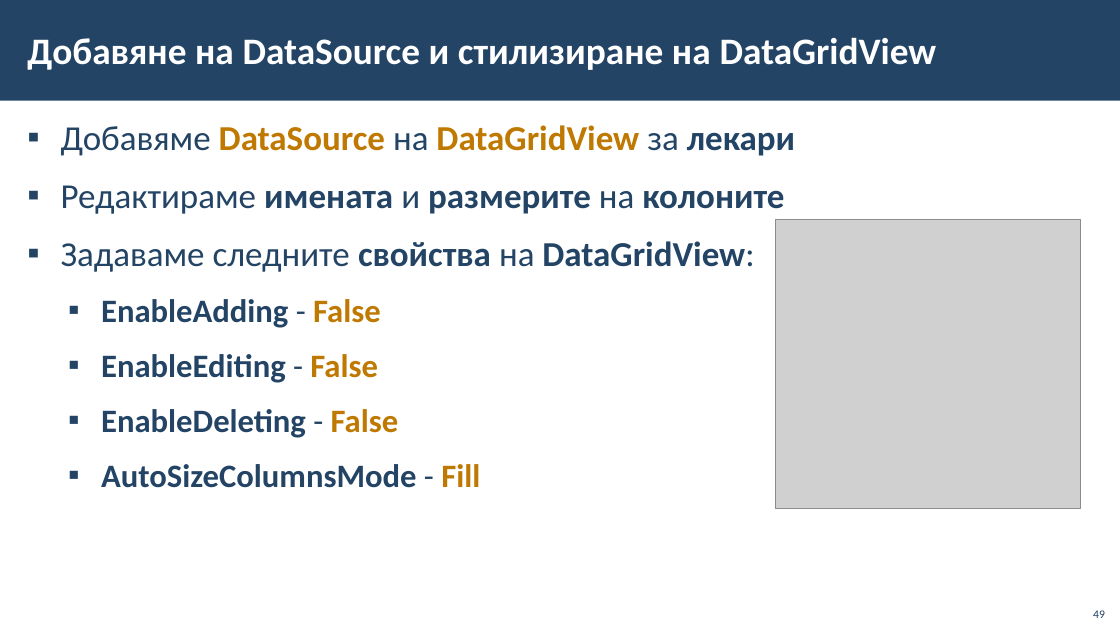
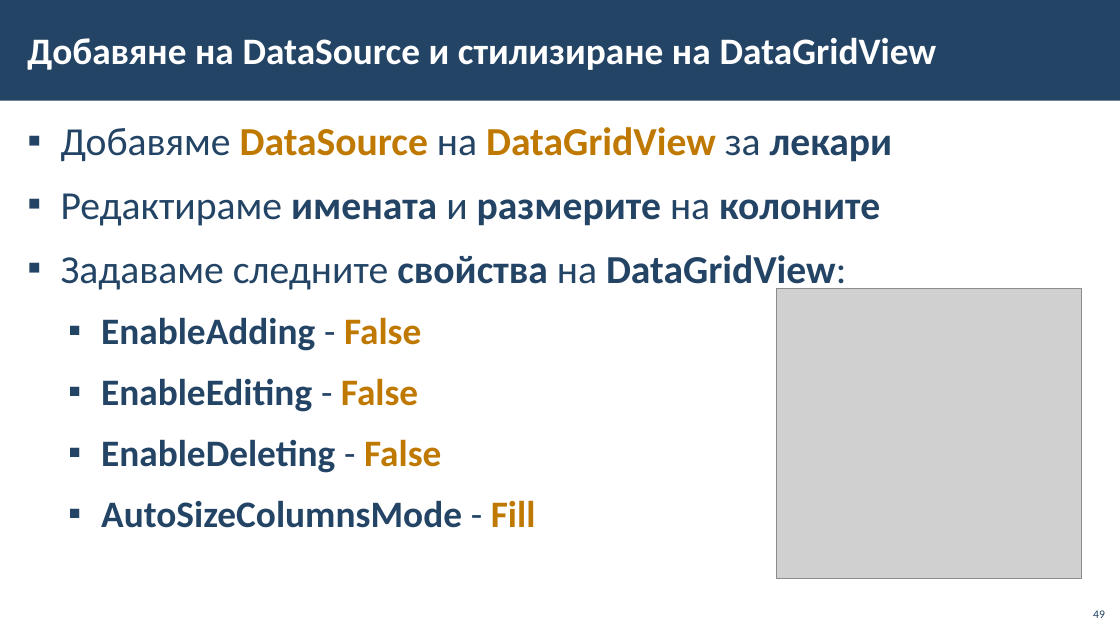
Before and after one commit to BG-IT-Edu/School-Programming, a slide deck: slide 49 of Courses/Software-Sciences/Module-4-Information-Systems-New/12-Implementation-of-Information-System/12.3-Implementation-of-Information-System.pptx. Drawn at 1120x630 pixels with LibreOffice and Linux fonts; fonts in the diff are those of the drawing; grey boxes stand for pictures; background and template pictures are left out. Boxes give left, top, right and bottom in pixels: in the first picture for what was removed or moved away, otherwise in the second. Text is boxed around its words. In the diff, an @@ line names an element or a change of style, - is before the commit and + after.

```diff
--- a/Courses/Software-Sciences/Module-4-Information-Systems-New/12-Implementation-of-Information-System/12.3-Implementation-of-Information-System.pptx
+++ b/Courses/Software-Sciences/Module-4-Information-Systems-New/12-Implementation-of-Information-System/12.3-Implementation-of-Information-System.pptx
@@ text "Добавяме DataSource на DataGridView за ..." at (x1=61, y1=127, x2=893, y2=528): size 30 to 34 pt in "Добавяме DataSource на DataGridView за лекари", "Редактираме имената и размерите на колоните", "Задаваме следните свойства на DataGridView:"; size 28 to 32 pt in "EnableAdding - False", "EnableEditing - False", "EnableDeleting - False", "AutoSizeColumnsMode - Fill" @@
@@ picture moved from (x1=776, y1=219, x2=1081, y2=508) to (x1=776, y1=289, x2=1081, y2=578) @@
```
Also in this commit, not shown: 23 other slides changed.
